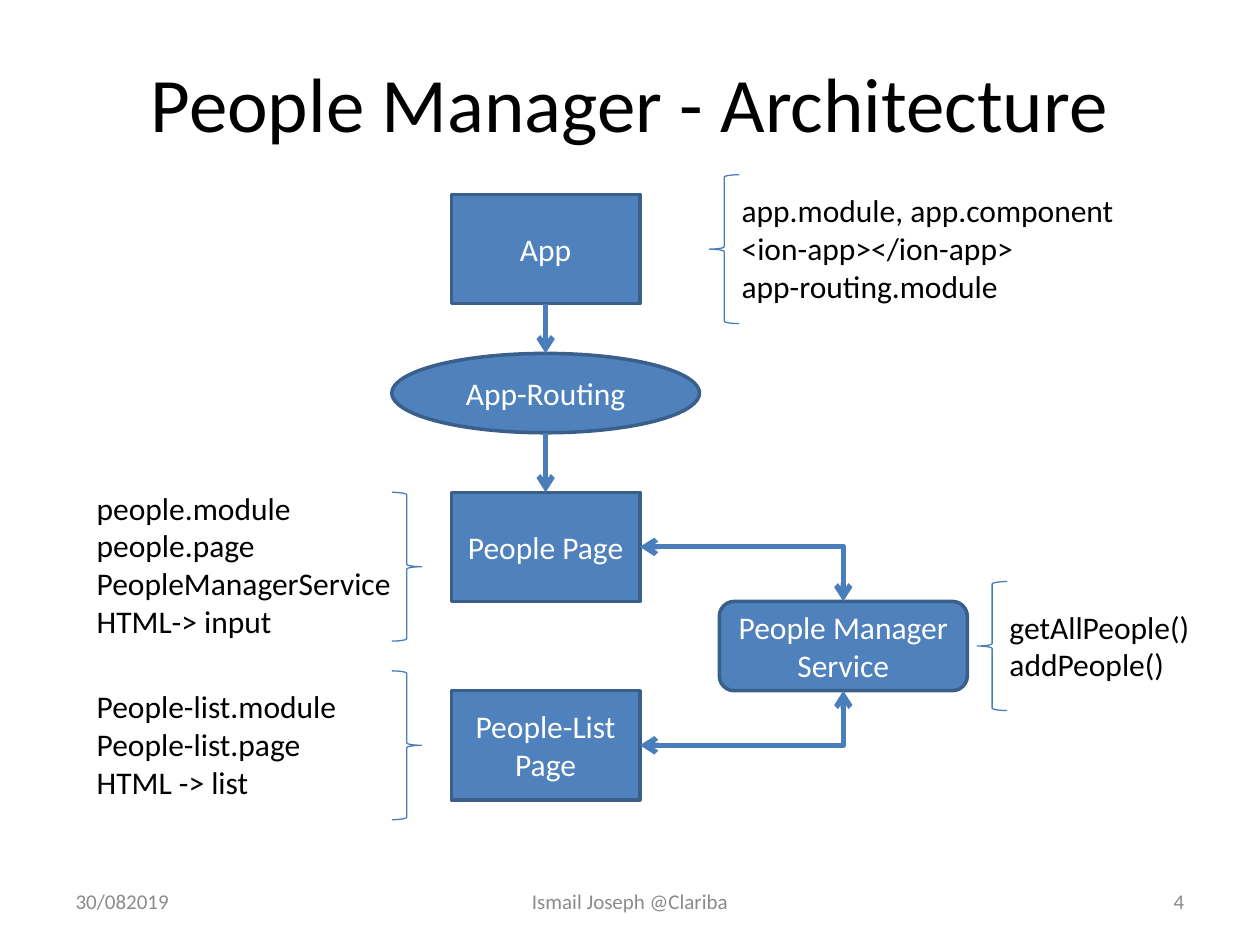
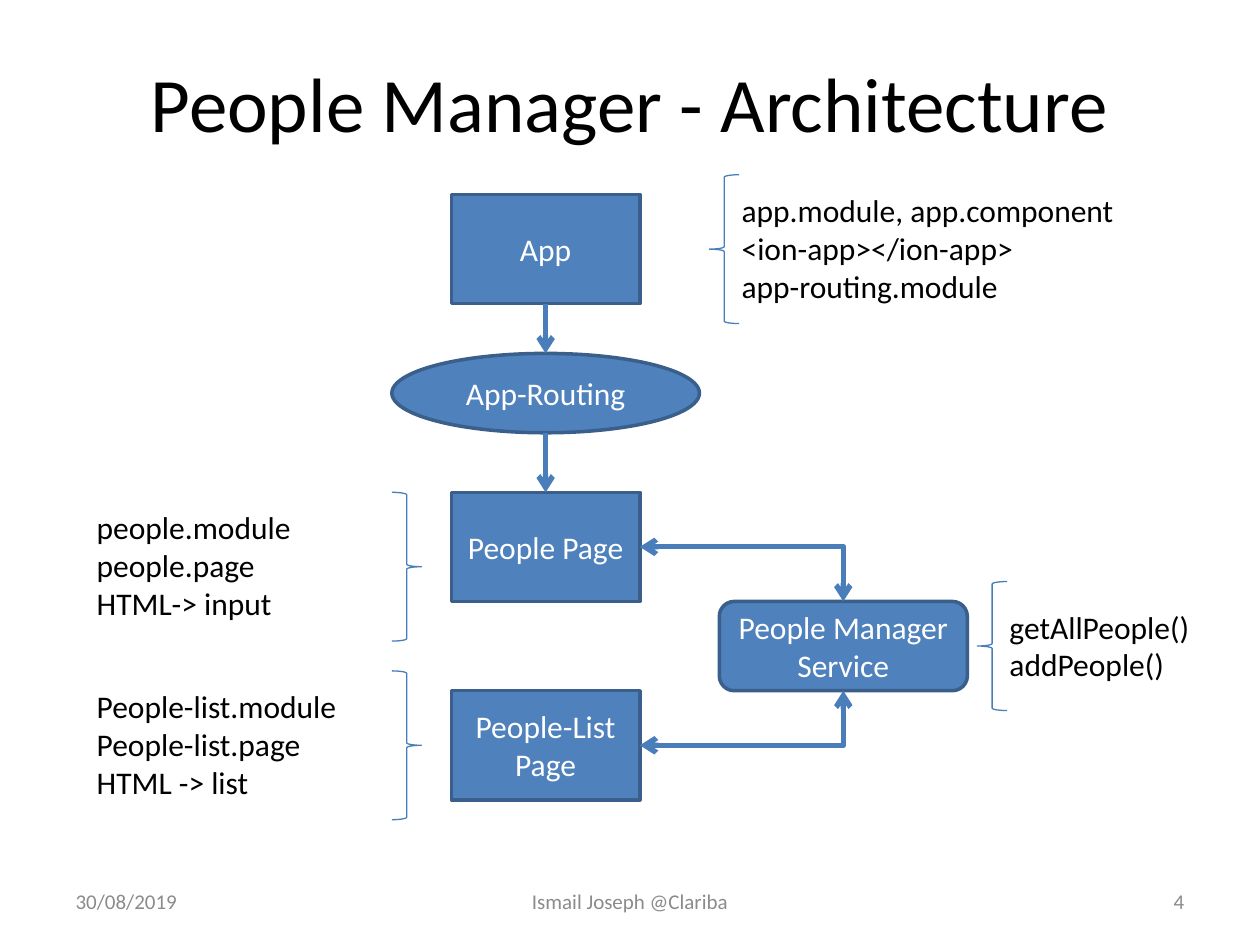
Before and after one commit to Fesouille/ionic-angular-course, a slide deck: slide 4 of Clariba_test_presentation.pptx. Drawn at 1260x945 pixels with LibreOffice and Linux fonts; fonts in the diff are those of the drawing. Boxes give left, top, right and bottom in pixels: in the first picture for what was removed or moved away, otherwise in the second. Text is boxed around its words. In the diff, an @@ line names an element or a change of style, - is before the commit and + after.

```diff
--- a/Clariba_test_presentation.pptx
+++ b/Clariba_test_presentation.pptx
@@ text "people.module": place and size @@
-text "people.module" at [97,498,391,638]
+text "people.module" at [97,517,291,620]
@@ text at [97,573,391,601]: paragraph removed @@
-PeopleManagerService
@@ text at [76,894,177,910]: text changed @@
-30/082019
+30/08/2019
```
Also in this commit, not shown: 5 other slides changed, 1 slide added.
